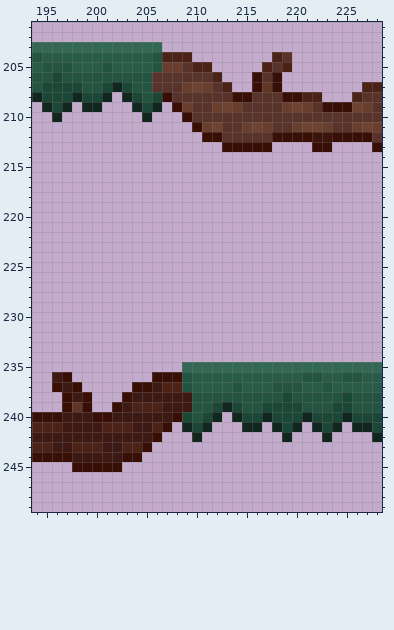
Two versions of one pixel-art file, assets/art/tileset/tree.aseprite. The first picture shows the starting point.
256x256 pixels, 1 frame. Colours within 5 levels of each other are drawn and written as one. Shown: x 194..228, y 201..249. The commit also changed other parts of the picture, which this record leaves out.
Once edited:
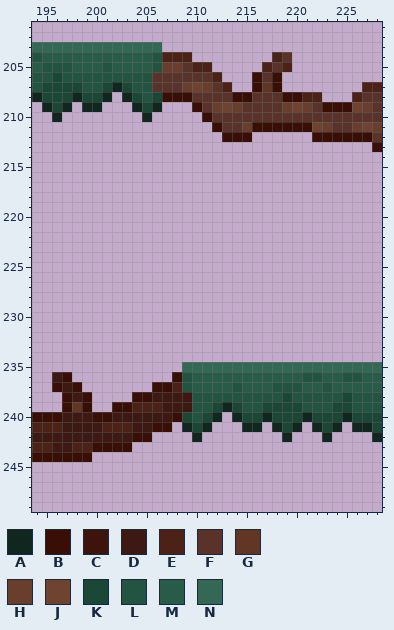
Palette (. is transparent): A #10261e  B #380e05  C #3c140c  D #3e1812  E #4c2217  F #593329  G #613625  H #6a3e2d  J #704331  K #1b4736  L #225441  M #285c48  N #336954
Diff:
Layer "Flattened":
y 208: x 208..209 FF -> BB
y 209: x 208..210 BHF -> ..B
y 210: x 209..211 BFF -> ..B
y 211: x 210..212 BHJ -> ..B; x 216..221 JHFFHJ -> BBBBBB
y 212: x 211..223 BBFFFFFBBBBCC -> ..BBB......BB
y 213: x 213..217 BBBBB -> .....; x 222..223 BB -> ..
y 236: x 206..207 BB -> ..
y 237: x 204..207 BBDE -> ..BB
y 238: x 203..205 BDD -> .BB
y 239: x 203 D -> B
y 241: x 206 E -> B
y 242: x 204..206 DDB -> BB.
y 243: x 200..205 EDDEEB -> BBBB..
y 244: x 198..204 DDDDDBB -> BB.....
y 245: x 198..202 BBBBB -> .....
Where, in picture pixels (left, top, right, bottom), the same in both pictures:
changed: (172, 92, 332, 152)
changed: (72, 372, 172, 472)
